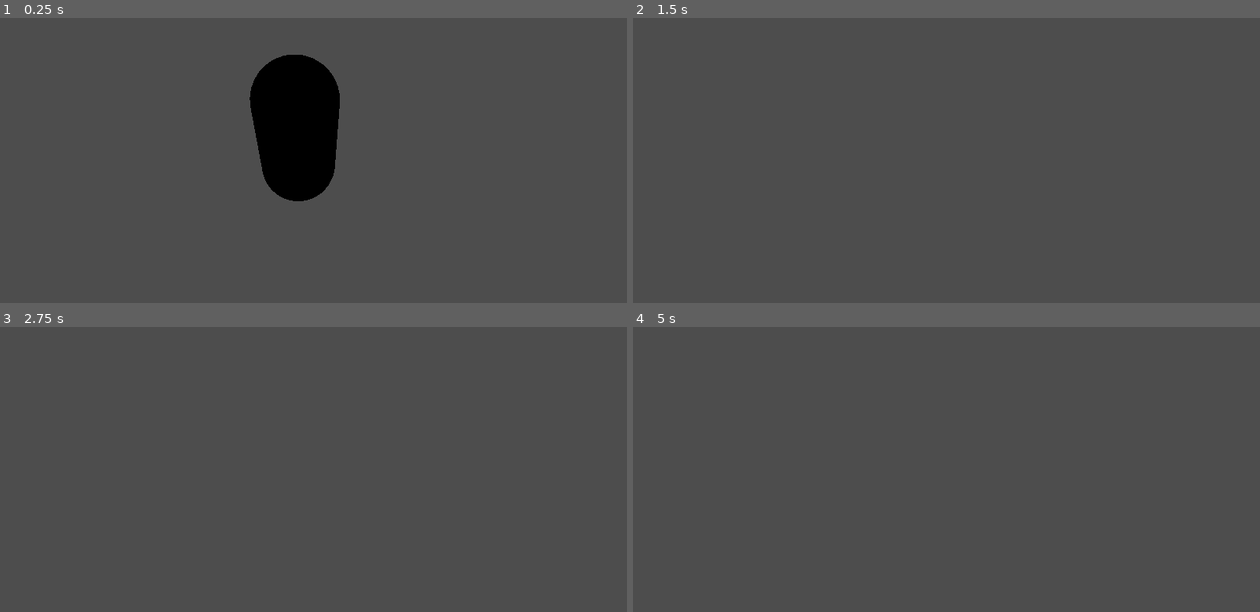
Above: before the commit, frames 1-4 (two rows, left to right).
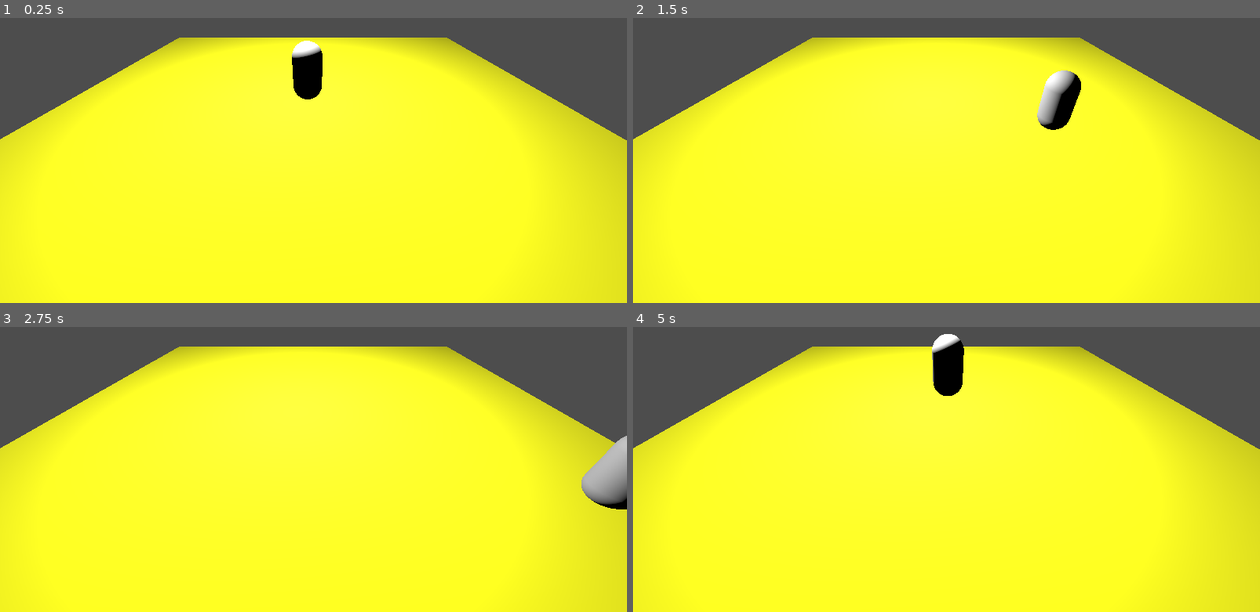
Above: after the commit, the same moments.

Repository: Aeren28/Ludum54
Game: Godot game, scene res://Scenes/Escenario.tscn
The game is run twice, just before and just after one commit, with the same random seed, the same clock (stepped at 60 frames per second) and the same inputs.
Inputs:
- Up to frame 1 (0.25 s): no input
- Up to frame 2 (1.5 s): tap Enter (ui_accept) at 0.5, 0.77 s; hold Right (ui_right) 0.53-1.28 s; hold Down (ui_down) from 1.28 s (still down)
- Up to frame 3 (2.75 s): tap Enter (ui_accept) at 1.52 s; release Down (ui_down) at 2.03 s; hold Right (ui_right) from 2.03 s (still down)
- Up to frame 4 (5 s): release Right (ui_right) at 2.78 s; hold Up (ui_up) 2.78-3.53 s; tap Enter (ui_accept) at 3.02, 3.77, 4.52 s; hold Left (ui_left) from 3.53 s (still down)

The runs differ from the first frame. In frame 1, 82% of the frame differs, in the area x 0-100%, y 6-100%; in frame 2, 83%; in frame 3, 83%; in frame 4, 83%, in the area x 0-100%, y 2-100%.

Commit message:
Escenario con colisiones

Diff:
--- a/Scenes/Escenario.tscn
+++ b/Scenes/Escenario.tscn
@@ -1,12 +1,38 @@
-[gd_scene load_steps=3 format=3 uid="uid://bmutp54iem7by"]
+[gd_scene load_steps=8 format=3 uid="uid://bmutp54iem7by"]
 
 [ext_resource type="PackedScene" uid="uid://lm4h5b8of8ne" path="res://Scenes/Character.tscn" id="1_7kvr6"]
 [ext_resource type="PackedScene" uid="uid://cstxtwrk04ijm" path="res://Scenes/Camera.tscn" id="2_lku4h"]
+[ext_resource type="PackedScene" uid="uid://cytgbwr0yyvtf" path="res://Scenes/Illumination.tscn" id="3_2dr2s"]
+
+[sub_resource type="PhysicsMaterial" id="PhysicsMaterial_kk1rt"]
+
+[sub_resource type="HeightMapShape3D" id="HeightMapShape3D_nk1mj"]
+
+[sub_resource type="StandardMaterial3D" id="StandardMaterial3D_1b70l"]
+albedo_color = Color(1, 1, 0, 1)
+
+[sub_resource type="PlaneMesh" id="PlaneMesh_8lc72"]
+material = SubResource("StandardMaterial3D_1b70l")
 
 [node name="Escenario" type="Node3D"]
 
 [node name="CharacterBody3D" parent="." instance=ExtResource("1_7kvr6")]
-transform = Transform3D(1, 0, 0, 0, 1, 0, 0, 0, 1, -0.165977, 0, 0.523021)
+transform = Transform3D(1, 0, 0, 0, 1, 0, 0, 0, 1, -0.165977, 1.92307, 0.523021)
 
 [node name="Camera3D" parent="." instance=ExtResource("2_lku4h")]
-transform = Transform3D(1, 0, 0, 0, 0.810011, 0.586415, 0, -0.586415, 0.810011, 0.0373392, 1.45432, 2.80897)
+transform = Transform3D(1, 0, 0, 0, 0.810011, 0.586415, 0, -0.586415, 0.810011, 0.0373392, 4.63077, 7.93431)
+
+[node name="Illumination" parent="." instance=ExtResource("3_2dr2s")]
+transform = Transform3D(1, 0, 0, 0, 1, 0, 0, 0, 1, -0.624783, 4.16716, 0.246352)
+
+[node name="StaticBody3D" type="StaticBody3D" parent="."]
+physics_material_override = SubResource("PhysicsMaterial_kk1rt")
+
+[node name="CollisionShape3D" type="CollisionShape3D" parent="StaticBody3D"]
+transform = Transform3D(19, 0, 0, 0, 19, 0, 0, 0, 19, 0, 0, 0)
+shape = SubResource("HeightMapShape3D_nk1mj")
+
+[node name="MeshInstance3D" type="MeshInstance3D" parent="StaticBody3D"]
+transform = Transform3D(10.0077, 0, 0, 0, 1, 0, 0, 0, 9.90943, 0, 0, 0)
+mesh = SubResource("PlaneMesh_8lc72")
+skeleton = NodePath("")
--- /dev/null
+++ b/Scenes/Illumination.tscn
@@ -0,0 +1,7 @@
+[gd_scene format=3 uid="uid://cytgbwr0yyvtf"]
+
+[node name="Illumination" type="Node3D"]
+
+[node name="OmniLight3D" type="OmniLight3D" parent="."]
+light_energy = 16.0
+omni_range = 24.6865
